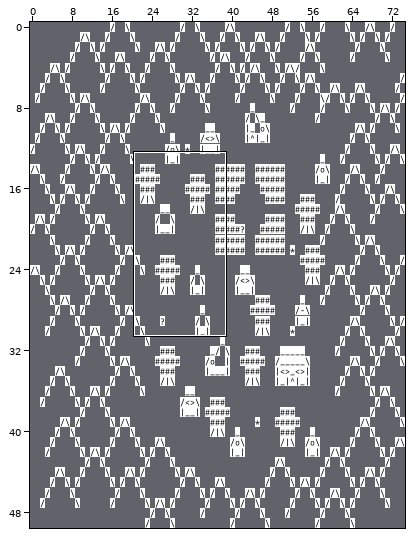
Two states of a Tiled map, tiled_map/vanaheim.tmx. The first picture is a wide view before the edit; the outline marks the close-up.
Close-up. Before the commit:
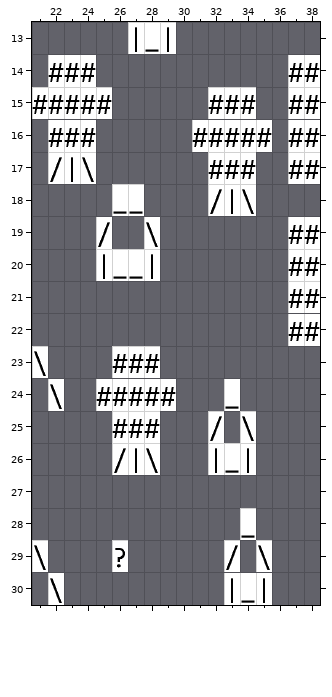
Cells are 42x85 px. Shown: x 21..38, y 13..30. The commit also changed other parts of the map, which this record leaves out.
Once edited:
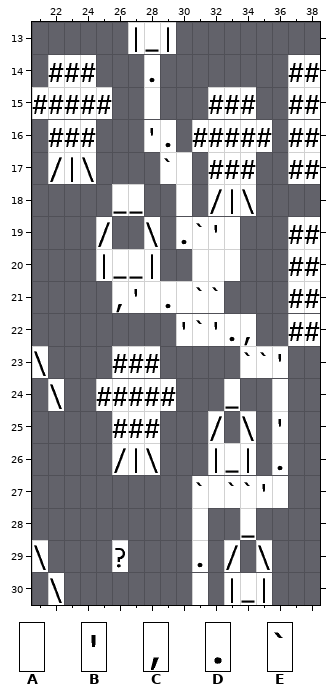
Key: from "Asci_tileset": A 0, B 7, C 12, D 14, E 64.
_ is an empty cell, . an unchanged one.
Change:
--- layer "Calque de Tuiles 1"
@@ x 26..36 @@
-14 .._........
-15 .._........
-16 ..__.......
-17 ...__......
-18 ...._......
-19 ....____...
-20 .....___...
-21 _______....
-22 ...._____..
-23 ........___
-24 .........._
-25 .........._
-26 .........._
-27 .....______
-28 ....._.....
-29 ....._.....
-30 ....._.....
+14 ..D........
+15 ..A........
+16 ..BD.......
+17 ...EA......
+18 ....A......
+19 ....DEBA...
+20 .....AAA...
+21 CBADAEE....
+22 ....BEBDC..
+23 ........EEB
+24 ..........A
+25 ..........B
+26 ..........D
+27 .....EAEEBA
+28 .....A.....
+29 .....D.....
+30 .....A.....
Where, in picture pixels (left, top, right, bottom), the same in both close-ups:
added: (112, 55, 288, 605)
